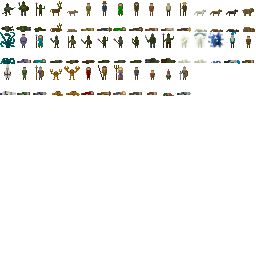
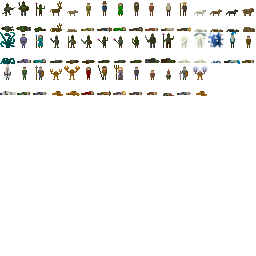
Comparing the layer stacks of the two 256px x 256px images. Changes:
painted on "Background" over box(192, 65, 208, 96)
